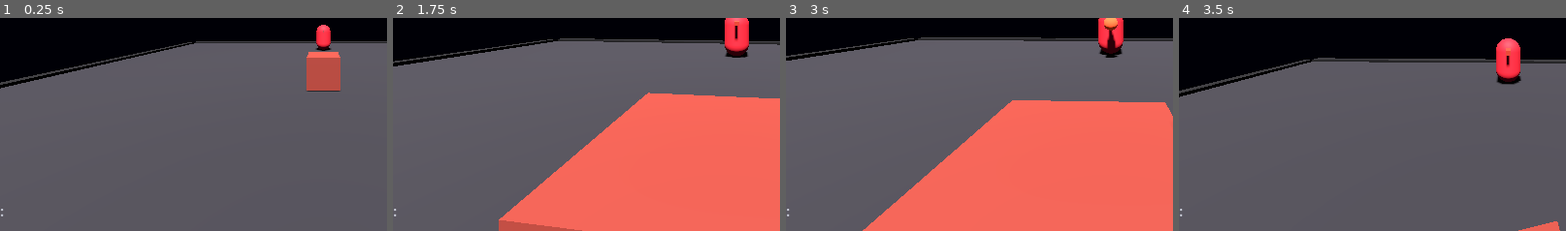
Above: before the commit, frames 1-4 (left to right).
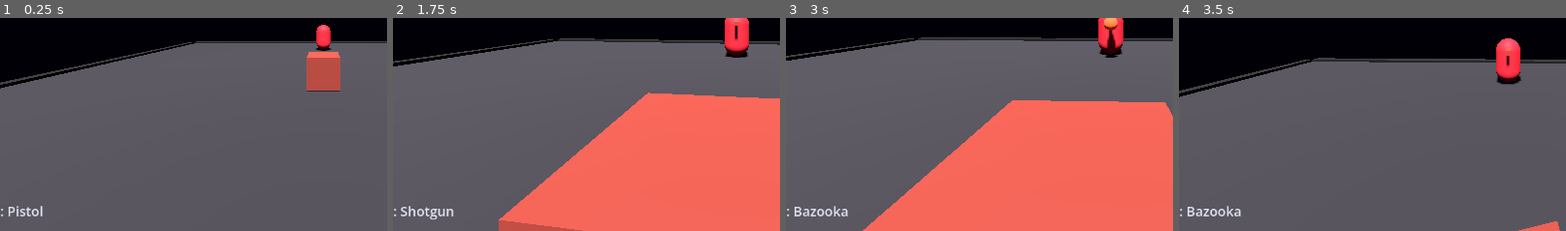
Above: after the commit, the same moments.

Repository: skyw4rp/void
Game: Godot game, scene res://scenes/main.tscn
The game is run twice, just before and just after one commit, with the same random seed, the same clock (stepped at 60 frames per second) and the same inputs.
Inputs (mouse positions are % of the whole screen's width and height, from its top left):
- Up to frame 1 (0.25 s): no input
- Up to frame 2 (1.75 s): move the mouse to (55, 49) at 0.52 s; press the mouse at (55, 49) at 0.53 s; hold W (move_forward) from 0.53 s (still down); tap Space (jump) at 0.77, 1.52 s; tap 1 (weapon_1) at 0.8, 1.35 s; move the mouse to (45, 50) at 1.27 s; release the mouse at (45, 50) at 1.28 s; tap 2 (weapon_2) at 1.55 s
- Up to frame 3 (3 s): keep holding W (move_forward); move the mouse to (52, 47) at 2.02 s; hold 2 (weapon_2) 2.03-2.78 s; tap 3 (weapon_3) at 2.3, 2.85 s; tap Enter at 2.75 s; move the mouse to (49, 51) at 2.77 s
- Up to frame 4 (3.5 s): keep holding W (move_forward); tap Space (jump) at 3.02 s; click (49, 51) at 3.05 s
The pictures show only the part of the screen within x 8-58%, y 50-100%; the shares and areas given below are measured in that part.

The runs differ from the first frame. In frame 1, 0.2% of the frame differs, in the area x 2-12%, y 88-94%; in frame 2, 0.4%, in the area x 2-16%, y 88-95%; in frame 3, 0.3%; in frame 4, 0.3%.
Error before the commit: Invalid call to function 'get_name' in base 'GDScript'. Expected 0 argument(s). (res://scripts/weapons/weapon_manager.gd:44)

Commit message:
Fix weapon name helper conflict

Diff:
--- a/scripts/enemies/enemy_weapon_manager.gd
+++ b/scripts/enemies/enemy_weapon_manager.gd
@@ -24,7 +24,7 @@
 
 
 func get_weapon_name() -> String:
-	return WeaponDefs.get_name(_current)
+	return WeaponDefs.get_weapon_name(_current)
 
 
 func can_fire() -> bool:
@@ -36,7 +36,7 @@
 		return
 	_current = weapon
 	_update_viewmodels()
-	print("Enemy switched to %s" % WeaponDefs.get_name(weapon))
+	print("Enemy switched to %s" % WeaponDefs.get_weapon_name(weapon))
 
 
 func try_fire(origin: Vector3, direction: Vector3, aim_basis: Basis) -> bool:
@@ -46,7 +46,7 @@
 	_cooldown_remaining = WeaponFiring.fire(
 		_current, origin, direction, aim_basis, get_tree().current_scene, spawn_forward_offset
 	)
-	print("Enemy fired %s" % WeaponDefs.get_name(_current))
+	print("Enemy fired %s" % WeaponDefs.get_weapon_name(_current))
 	return true
 
 
--- a/scripts/weapons/weapon_defs.gd
+++ b/scripts/weapons/weapon_defs.gd
@@ -44,5 +44,5 @@
 	return STATS[weapon]
 
 
-static func get_name(weapon: Id) -> String:
+static func get_weapon_name(weapon: Id) -> String:
 	return NAMES[weapon]
--- a/scripts/weapons/weapon_manager.gd
+++ b/scripts/weapons/weapon_manager.gd
@@ -41,7 +41,7 @@
 
 
 func get_weapon_name() -> String:
-	return WeaponDefs.get_name(_current)
+	return WeaponDefs.get_weapon_name(_current)
 
 
 func switch_weapon(weapon: WeaponDefs.Id) -> void:
@@ -51,8 +51,8 @@
 	_pistol_view.visible = weapon == WeaponDefs.Id.PISTOL
 	_shotgun_view.visible = weapon == WeaponDefs.Id.SHOTGUN
 	_bazooka_view.visible = weapon == WeaponDefs.Id.BAZOOKA
-	print("Weapon: %s" % WeaponDefs.get_name(weapon))
-	weapon_changed.emit(WeaponDefs.get_name(weapon))
+	print("Weapon: %s" % WeaponDefs.get_weapon_name(weapon))
+	weapon_changed.emit(WeaponDefs.get_weapon_name(weapon))
 
 
 func try_fire() -> bool:
Not shown: 1 places in scenes/enemies/enemy_weapon_manager.tscn that only renumber resources
Not shown, removed: scripts/arena_opponent.gd.uid
Not shown, added: scripts/enemies/arena_opponent.gd.uid
Not shown, added: scripts/enemies/enemy_weapon_manager.gd.uid
Not shown, added: scripts/weapons/weapon_defs.gd.uid
Not shown, added: scripts/weapons/weapon_firing.gd.uid
